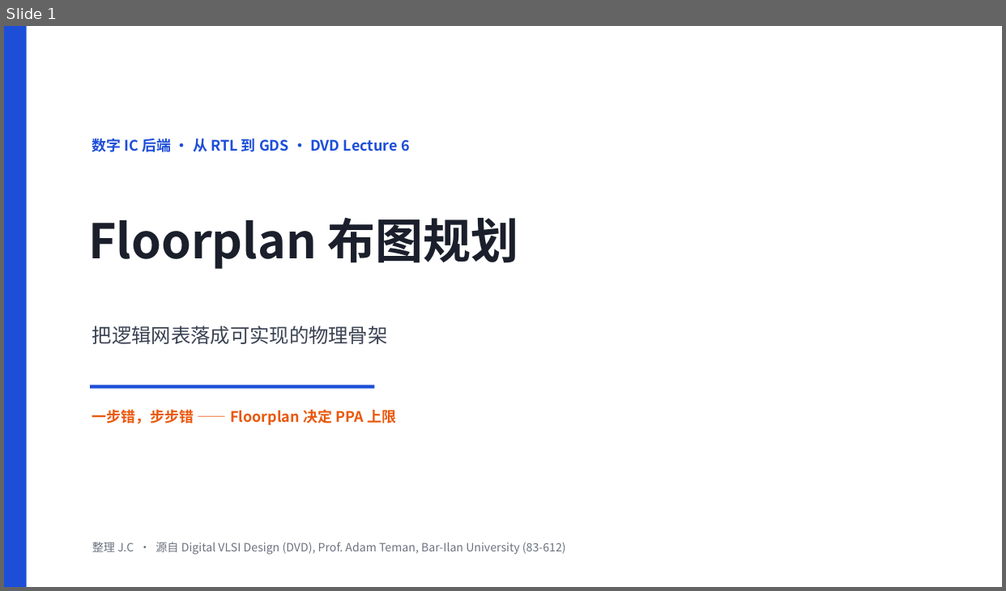
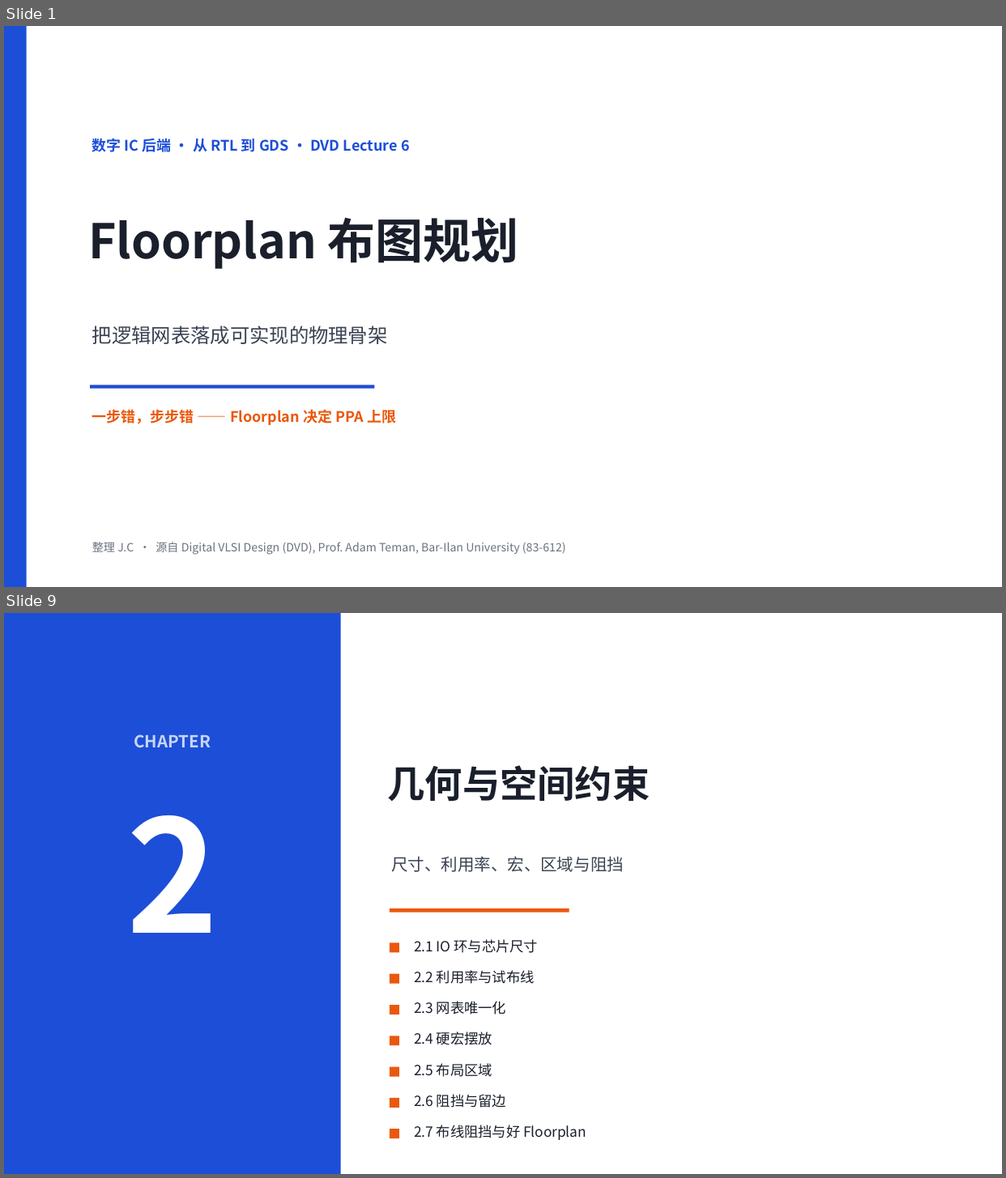
Before and after one commit to JinChengZ18/IC_Learning_Material, a slide deck: IC_Backend_Notes/slides/05_Floorplan.pptx. Shown one above the other, each under a label of ours: slide 1 before the commit, slides 1 and 9 after it; the slides between them are not shown. The pictures are 1006x591 and 1006x1178 pixels, drawn with LibreOffice and Linux fonts; fonts in the diff are those of the drawing. Boxes give left, top, right and bottom in pixels: in the first picture for what was removed or moved away, otherwise in the second. Text is boxed around its words. In the diff, an @@ line names an element or a change of style, - is before the commit and + after.

```diff
--- a/IC_Backend_Notes/slides/05_Floorplan.pptx
+++ b/IC_Backend_Notes/slides/05_Floorplan.pptx
@@ slide 9 added at [4, 613, 1002, 1174], background #FFFFFF @@
@@ rectangle added at [4, 613, 1002, 1174], fill #FFFFFF @@
@@ rectangle added at [4, 613, 341, 1174], fill #1D4ED8 @@
@@ text added at [134, 735, 211, 748], 16 pt, text #C5D6F7, bold @@
+CHAPTER
@@ text added at [388, 765, 650, 801], 36 pt, text #1A1F2B, bold @@
+几何与空间约束
@@ text added at [126, 815, 219, 933], 150 pt, text #FFFFFF, bold @@
+2
@@ text added at [391, 856, 624, 872], 16 pt, text #3A4252 @@
+尺寸、利用率、宏、区域与阻挡
@@ rectangle added at [390, 909, 569, 913], fill #EA580C @@
@@ rectangle added at [390, 943, 399, 953], fill #EA580C @@
@@ text added at [414, 939, 538, 953], 13.5 pt, text #1A1F2B @@
+2.1 IO 环与芯片尺寸
@@ rectangle added at [390, 973, 399, 983], fill #EA580C @@
@@ text added at [414, 970, 535, 984], 13.5 pt, text #1A1F2B @@
+2.2 利用率与试布线
@@ text added at [414, 1001, 506, 1015], 13.5 pt, text #1A1F2B @@
+2.3 网表唯一化
@@ rectangle added at [390, 1005, 399, 1015], fill #EA580C @@
@@ rectangle added at [390, 1036, 399, 1046], fill #EA580C @@
@@ text added at [414, 1032, 492, 1046], 13.5 pt, text #1A1F2B @@
+2.4 硬宏摆放
@@ rectangle added at [390, 1067, 399, 1077], fill #EA580C @@
@@ text added at [414, 1063, 492, 1077], 13.5 pt, text #1A1F2B @@
+2.5 布局区域
@@ rectangle added at [390, 1098, 399, 1108], fill #EA580C @@
@@ text added at [414, 1094, 506, 1108], 13.5 pt, text #1A1F2B @@
+2.6 阻挡与留边
@@ rectangle added at [390, 1130, 399, 1139], fill #EA580C @@
@@ text added at [414, 1125, 586, 1140], 13.5 pt, text #1A1F2B @@
+2.7 布线阻挡与好 Floorplan
```
Also in this commit, not shown: 26 slides changed, 4 other slides added, 34 other files.
